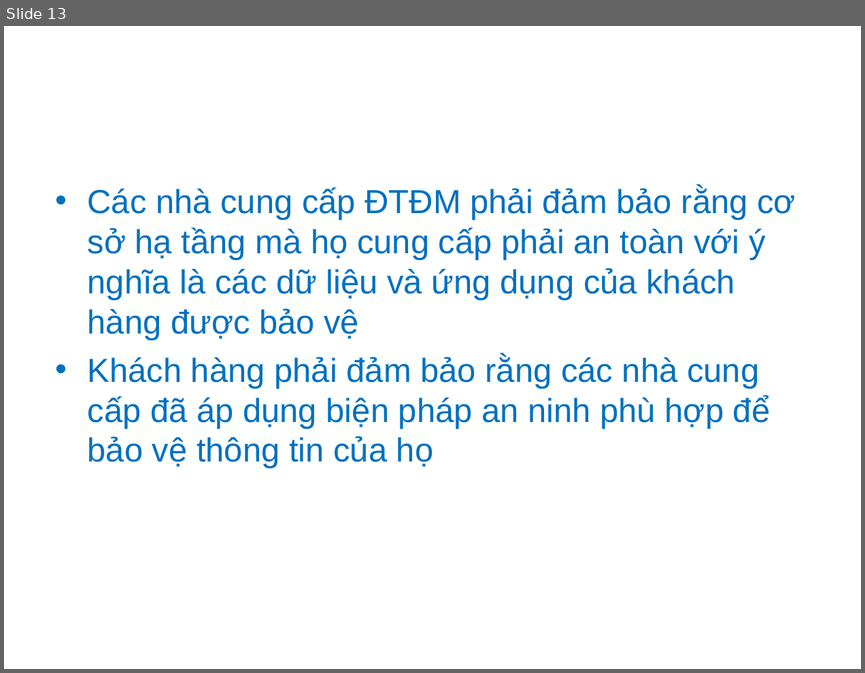
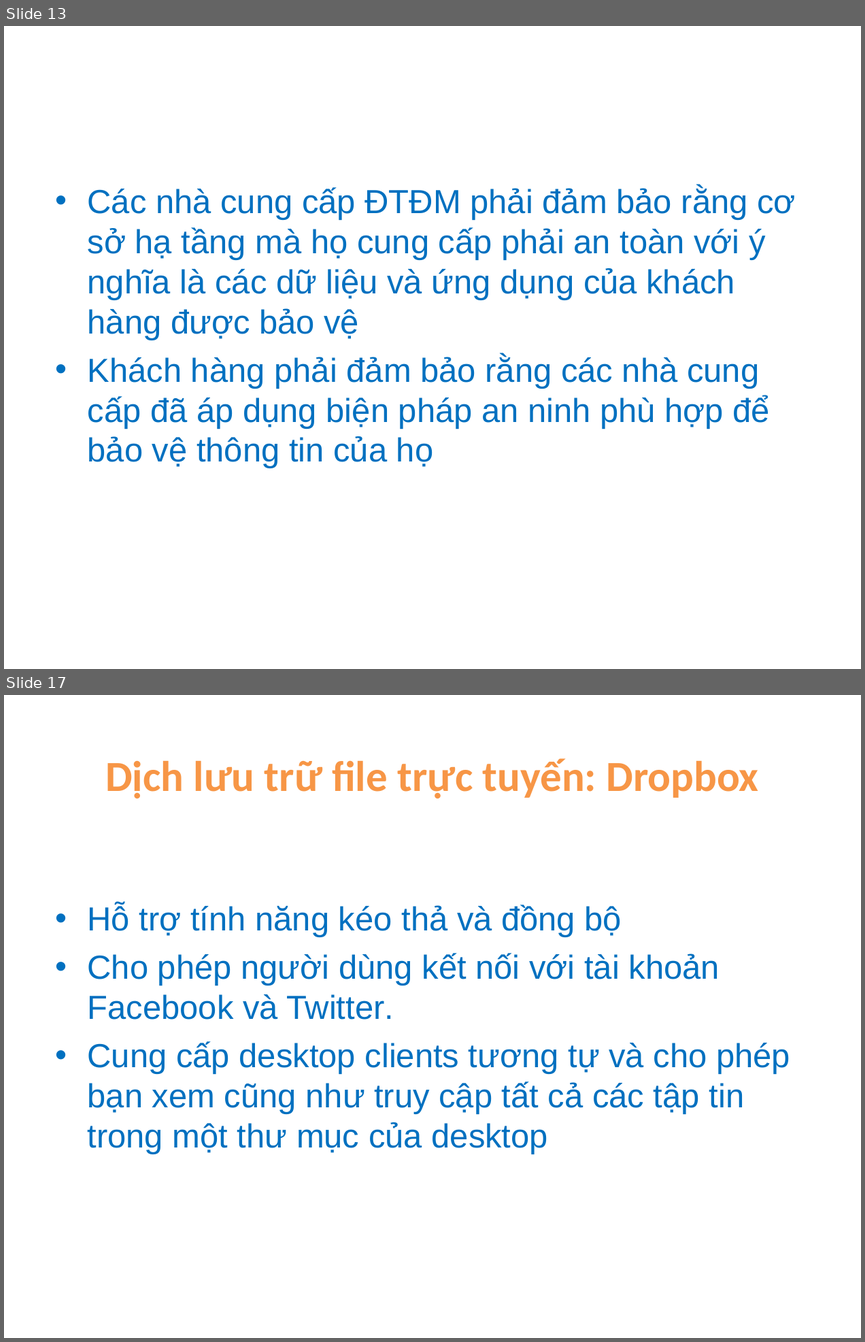
Before and after one commit to ndlongit/longnd-data, a slide deck: Temp/Bai tap ky nang - NDL.ppt. Shown one above the other, each under a label of ours: slide 13 before the commit, slides 13 and 17 after it; the slides between them are not shown. The pictures are 865x673 and 865x1342 pixels, drawn with LibreOffice and Linux fonts; fonts in the diff are those of the drawing. Boxes give left, top, right and bottom in pixels: in the first picture for what was removed or moved away, otherwise in the second. Text is boxed around its words. In the diff, an @@ line names an element or a change of style, - is before the commit and + after.

```diff
--- a/Temp/Bai tap ky nang - NDL.ppt
+++ b/Temp/Bai tap ky nang - NDL.ppt
@@ slide 17 added at box(4, 695, 861, 1338), background #FFFFFF @@
@@ title added at box(105, 758, 759, 798), 36 pt, text #F79646, bold @@
+Dịch lưu trữ file trực tuyến: Dropbox
@@ text added at box(88, 904, 790, 1154), 28 pt, text #0070C0 @@
+• Hỗ trợ tính năng kéo thả và đồng bộ
+• Cho phép người dùng kết nối với tài khoản Facebook và Twitter.
+• Cung cấp desktop clients tương tự và cho phép bạn xem cũng như truy cập tất cả các tập tin trong một thư mục của desktop
```
Also in this commit, not shown: 2 slides changed, 4 other slides added.
